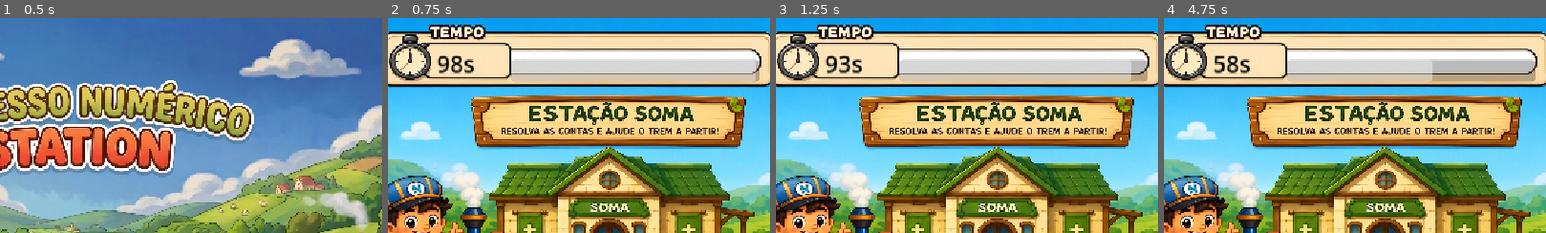
Above: before the commit, frames 1-4 (left to right).
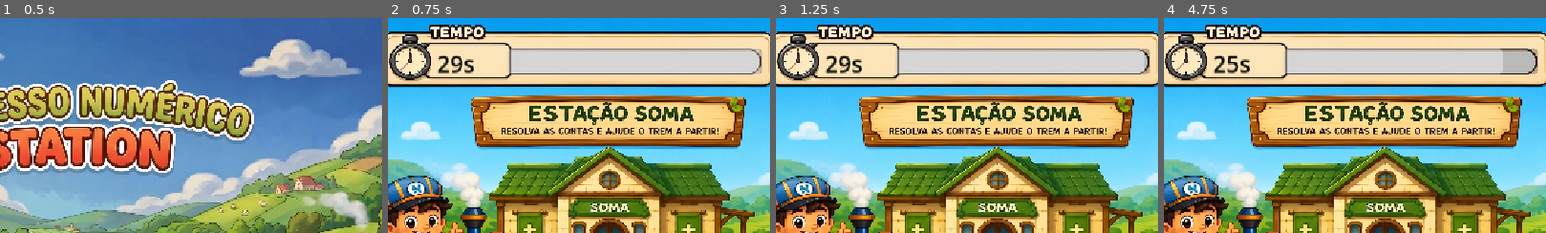
Above: after the commit, the same moments.

Repository: YuuZacK/ExpressoNumerico
Game: Godot game, scene res://cenas/menu/menu_principal.tscn
The game is run twice, just before and just after one commit, with the same random seed, the same clock (stepped at 60 frames per second) and the same inputs.
Inputs (mouse positions are % of the whole screen's width and height, from its top left):
- Up to frame 1 (0.5 s): no input
- Up to frame 2 (0.75 s): click (9, 47) at 0.5 s
- Up to frame 3 (1.25 s): no input
- Up to frame 4 (4.75 s): click (87, 69) at 1.27 s; type "12" at 1.35 s; move the mouse to (72, 45) at 2.02 s; move the mouse to (30, 55) at 2.77 s; tap Enter at 3.5 s; move the mouse to (60, 28) at 3.52 s; tap Space at 4.25 s; move the mouse to (45, 70) at 4.27 s
The pictures show only the part of the screen within x 21-71%, y 0-50%; the shares and areas given below are measured in that part.

Frame 1 is identical in both runs. In frame 2, 5.5% of the frame differs, in the area x 12-98%, y 14-30%; in frame 3, 5.6%; in frame 4, 6.5%.

Commit message:
feat: implementa calculo de tempo gasto e painel de resultados dinamico

Diff:
--- a/cenas/niveis/estacao_soma_lvl_1.gd
+++ b/cenas/niveis/estacao_soma_lvl_1.gd
@@ -19,7 +19,11 @@
 		Global.pontos += 10
 		Global.acertos += 1
 
-		# Faz o código "esperar" meio segundo (1.05) para a criança ver o número
+		# Calcula o tempo usado nesta conta e soma no valor global
+		var tempo_usado = hud.tempo_maximo - hud.tempo_atual
+		Global.tempo_gasto += int(tempo_usado)
+
+		# Faz o código "esperar" 1 segundo para a criança ver o número
 		await get_tree().create_timer(1.0).timeout
 
 		get_tree().change_scene_to_file("res://cenas/niveis/estacao_soma_lvl1-conta2.tscn")
--- a/cenas/niveis/estacao_soma_lvl_1_conta_2.gd
+++ b/cenas/niveis/estacao_soma_lvl_1_conta_2.gd
@@ -18,7 +18,11 @@
 		Global.pontos += 10
 		Global.acertos += 1
 
-		# Faz o código "esperar" meio segundo (1.05) para a criança ver o número
+		# Calcula o tempo usado nesta conta e soma no valor global
+		var tempo_usado = hud.tempo_maximo - hud.tempo_atual
+		Global.tempo_gasto += int(tempo_usado)
+
+		# Faz o código "esperar" 1 segundo para a criança ver o número
 		await get_tree().create_timer(1.0).timeout
 
 		get_tree().change_scene_to_file("res://cenas/niveis/estacao_soma_lvl1-conta3.tscn")
--- a/cenas/niveis/estacao_soma_lvl_1_conta_3.gd
+++ b/cenas/niveis/estacao_soma_lvl_1_conta_3.gd
@@ -18,7 +18,11 @@
 		Global.pontos += 10
 		Global.acertos += 1
 
-		# Faz o código "esperar" meio segundo (1.05) para a criança ver o número
+		# Calcula o tempo usado nesta conta e soma no valor global
+		var tempo_usado = hud.tempo_maximo - hud.tempo_atual
+		Global.tempo_gasto += int(tempo_usado)
+
+		# Faz o código "esperar" 1 segundo para a criança ver o número
 		await get_tree().create_timer(1.0).timeout
 
 		get_tree().change_scene_to_file("res://cenas/niveis/estacao_soma_lvl1-conta4.tscn")
--- a/cenas/niveis/estacao_soma_lvl_1_conta_4.gd
+++ b/cenas/niveis/estacao_soma_lvl_1_conta_4.gd
@@ -18,7 +18,11 @@
 		Global.pontos += 10
 		Global.acertos += 1
 
-		# Faz o código "esperar" meio segundo (1.05) para a criança ver o número
+		# Calcula o tempo usado nesta conta e soma no valor global
+		var tempo_usado = hud.tempo_maximo - hud.tempo_atual
+		Global.tempo_gasto += int(tempo_usado)
+
+		# Faz o código "esperar" 1 segundo para a criança ver o número
 		await get_tree().create_timer(1.0).timeout
 
 		get_tree().change_scene_to_file("res://cenas/niveis/estacao_soma_lvl1-conta5.tscn")
--- a/cenas/niveis/estacao_soma_lvl_1_conta_5.gd
+++ b/cenas/niveis/estacao_soma_lvl_1_conta_5.gd
@@ -18,7 +18,11 @@
 		Global.pontos += 10
 		Global.acertos += 1
 
-		# Faz o código "esperar" meio segundo (1.05) para a criança ver o número
+		# Calcula o tempo usado nesta conta e soma no valor global
+		var tempo_usado = hud.tempo_maximo - hud.tempo_atual
+		Global.tempo_gasto += int(tempo_usado)
+
+		# Faz o código "esperar" 1 segundo para a criança ver o número
 		await get_tree().create_timer(1.0).timeout
 
 		get_tree().change_scene_to_file("res://cenas/niveis/estacao_soma_lvl1-conta6.tscn")
--- a/cenas/niveis/estacao_soma_lvl_1_conta_6.gd
+++ b/cenas/niveis/estacao_soma_lvl_1_conta_6.gd
@@ -18,7 +18,11 @@
 		Global.pontos += 10
 		Global.acertos += 1
 
-		# Faz o código "esperar" meio segundo (1.05) para a criança ver o número
+		# Calcula o tempo usado nesta conta e soma no valor global
+		var tempo_usado = hud.tempo_maximo - hud.tempo_atual
+		Global.tempo_gasto += int(tempo_usado)
+
+		# Faz o código "esperar" 1 segundo para a criança ver o número
 		await get_tree().create_timer(1.0).timeout
 
 		get_tree().change_scene_to_file("res://cenas/niveis/tela_vitoria.tscn")
--- a/cenas/niveis/tela_vitoria.gd
+++ b/cenas/niveis/tela_vitoria.gd
@@ -13,23 +13,23 @@
 	# 2. Mostra a pontuação total
 	valor_pontuacao.text = str(Global.pontos)
 
-	# 3. Calcula os erros: Se o jogador começou com 3 vidas,
-	# os erros são as vidas que ele perdeu (3 menos as vidas atuais)
+	# 3. Calcula os erros baseados nas vidas
 	var erros_cometidos = 3 - Global.vidas
 	valor_erros.text = str(erros_cometidos)
 
-	# 4. Tempo Gasto (Vamos colocar um texto provisório por agora)
-	valor_tempo.text = "??s"
+	# 4. Mostra o tempo real gasto em segundos
+	valor_tempo.text = str(Global.tempo_gasto) + "s"
 
-# --- MANTENHA AS SUAS FUNÇÕES DOS BOTÕES ABAIXO DESTA LINHA ---
 func _on_botao_jogar_novamente_pressed():
 	Global.pontos = 0
 	Global.acertos = 0
 	Global.vidas = 3
+	Global.tempo_gasto = 0
 	get_tree().change_scene_to_file("res://cenas/niveis/estacao_soma_lvl1.tscn")
 
 func _on_botao_menu_principal_pressed():
 	Global.pontos = 0
 	Global.acertos = 0
 	Global.vidas = 3
+	Global.tempo_gasto = 0
 	get_tree().change_scene_to_file("res://cenas/menu/menu_principal.tscn")
--- a/cenas/niveis/tela_vitoria.tscn
+++ b/cenas/niveis/tela_vitoria.tscn
@@ -1,7 +1,7 @@
 [gd_scene format=3 uid="uid://dmsmlrn7ohbhm"]
 
 [ext_resource type="Script" uid="uid://gjdn0n12n8ts" path="res://cenas/niveis/tela_vitoria.gd" id="1_6guih"]
-[ext_resource type="Texture2D" uid="uid://bhco3yewhxtr2" path="res://assets/sprites/fundos/tela_vitoria_ok.jpg" id="2_j2usy"]
+[ext_resource type="Texture2D" uid="uid://dtlp36kq8svic" path="res://assets/sprites/fundos/tela_vitoria_2.jpg" id="2_j2usy"]
 [ext_resource type="AudioStream" uid="uid://bsrdopjm3ossc" path="res://assets/sons/Efeito sonoro (Vitória) - Efeitos Sonoros GS (youtube).mp3" id="3_bg5ml"]
 [ext_resource type="Texture2D" uid="uid://dphdny5bnhrjo" path="res://assets/sprites/fundos/botaojogarnovamentetelavitoria.png" id="4_j2usy"]
 [ext_resource type="Texture2D" uid="uid://mdxh7fid0utg" path="res://assets/sprites/fundos/botaojogarnovamentetelavitoriaselecionado.png" id="5_j2usy"]
@@ -23,9 +23,9 @@
 anchor_right = 0.053000003
 anchor_bottom = 0.194
 offset_left = -56.056004
-offset_top = -119.712006
-offset_right = 1152.944
-offset_bottom = 561.28796
+offset_top = -158.712
+offset_right = 1085.944
+offset_bottom = 519.28796
 mouse_filter = 2
 texture = ExtResource("2_j2usy")
 expand_mode = 1
@@ -35,10 +35,10 @@
 anchors_preset = -1
 anchor_right = 0.035
 anchor_bottom = 0.063
-offset_left = 344.0
-offset_top = 488.0
-offset_right = 397.68
-offset_bottom = 470.176
+offset_left = 354.0
+offset_top = 472.0
+offset_right = 407.68
+offset_bottom = 457.176
 theme_override_colors/font_color = Color(0.0051989057, 0.005198906, 0.0051989057, 1)
 
 [node name="ValorTempo" type="Label" parent="." unique_id=1076365232]
@@ -46,10 +46,10 @@
 anchors_preset = -1
 anchor_right = 0.035
 anchor_bottom = 0.063
-offset_left = 354.0
-offset_top = 376.0
-offset_right = 374.68
-offset_bottom = 358.176
+offset_left = 337.0
+offset_top = 354.0
+offset_right = 379.68
+offset_bottom = 336.176
 theme_override_colors/font_color = Color(0.017020682, 0.017020678, 0.017020678, 1)
 
 [node name="ValorSomas" type="Label" parent="." unique_id=1453583103]
@@ -57,10 +57,10 @@
 anchors_preset = -1
 anchor_right = 0.035
 anchor_bottom = 0.063
-offset_left = 350.0
-offset_top = 413.0
-offset_right = 382.68
-offset_bottom = 395.176
+offset_left = 344.0
+offset_top = 386.0
+offset_right = 376.68
+offset_bottom = 368.176
 theme_override_colors/font_color = Color(0.0142752165, 0.014275218, 0.014275218, 1)
 
 [node name="ValorErros" type="Label" parent="." unique_id=1266741361]
@@ -69,9 +69,9 @@
 anchor_right = 0.035
 anchor_bottom = 0.063
 offset_left = 350.0
-offset_top = 437.0
+offset_top = 430.0
 offset_right = 380.68
-offset_bottom = 421.176
+offset_bottom = 412.176
 theme_override_colors/font_color = Color(0.0067570917, 0.060838416, 0.04774309, 1)
 
 [node name="AudioStreamPlayer" type="AudioStreamPlayer" parent="." unique_id=1457217027]
@@ -95,10 +95,10 @@
 anchors_preset = -1
 anchor_right = 1.0
 anchor_bottom = 1.0
-offset_left = 33.0
-offset_top = 542.0
-offset_right = -903.0
-offset_bottom = -25.0
+offset_left = 31.0
+offset_top = 531.0
+offset_right = -891.0
+offset_bottom = -19.0
 grow_horizontal = 2
 grow_vertical = 2
 texture_normal = ExtResource("4_j2usy")
--- a/global.gd
+++ b/global.gd
@@ -3,3 +3,4 @@
 var pontos = 0
 var acertos = 0
 var vidas = 3
+var tempo_gasto = 0
--- a/hud.gd
+++ b/hud.gd
@@ -16,8 +16,8 @@
 @onready var vida3 = $CaixaDeVidas/Vida3
 
 # Variáveis para controlar o cronómetro
-var tempo_maximo = 100.0
-var tempo_atual = 100.0
+var tempo_maximo = 30.0
+var tempo_atual = 30.0
 
 func _ready():
 	# Valores iniciais: coloca os pontos a zero e enche a barra
@@ -32,7 +32,7 @@
 func _process(delta):
 	# Só calculamos a queda de tempo se ele ainda for maior que zero
 	if tempo_atual > 0:
-		tempo_atual = tempo_atual - (delta * 10)
+		tempo_atual = tempo_atual - delta
 
 		# No exato momento em que o tempo chegar a zero (ou ficar negativo)...
 		if tempo_atual <= 0:
--- a/hud.tscn
+++ b/hud.tscn
@@ -11,10 +11,10 @@
 anchors_preset = -1
 anchor_right = 0.058000002
 anchor_bottom = 0.002
-offset_left = 429.0
-offset_top = 63.0
-offset_right = 737.184
-offset_bottom = 94.704
+offset_left = 424.0
+offset_top = 46.0
+offset_right = 740.184
+offset_bottom = 82.704
 value = 100.0
 show_percentage = false
 
Binary file added: assets/sprites/fundos/tela_vitoria_2.jpg
Not shown, added: assets/sprites/fundos/tela_vitoria_2.jpg.import
